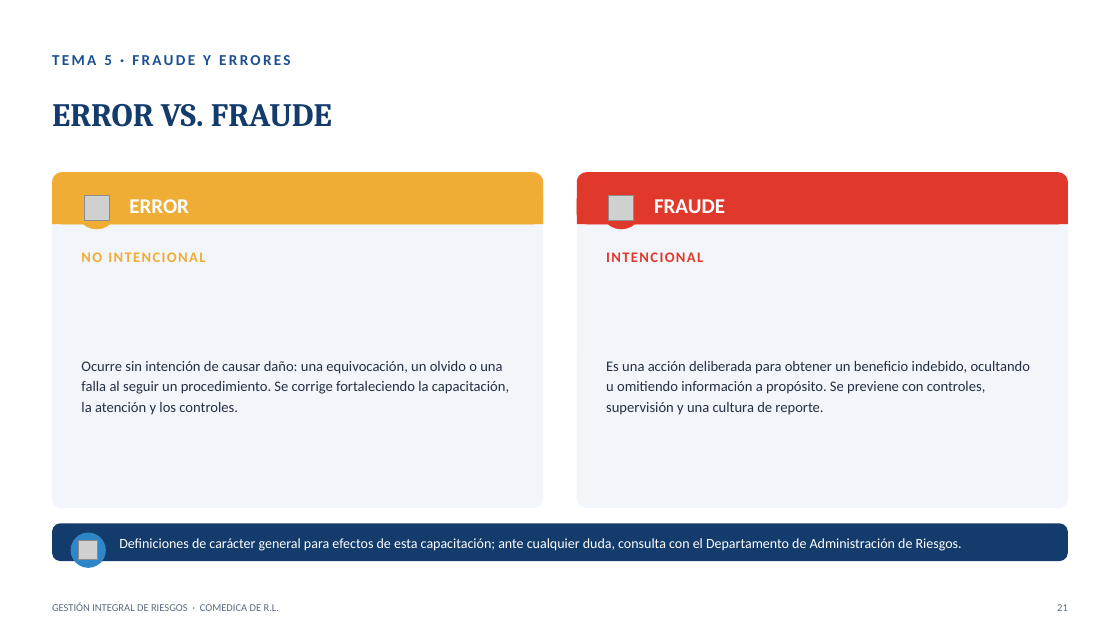
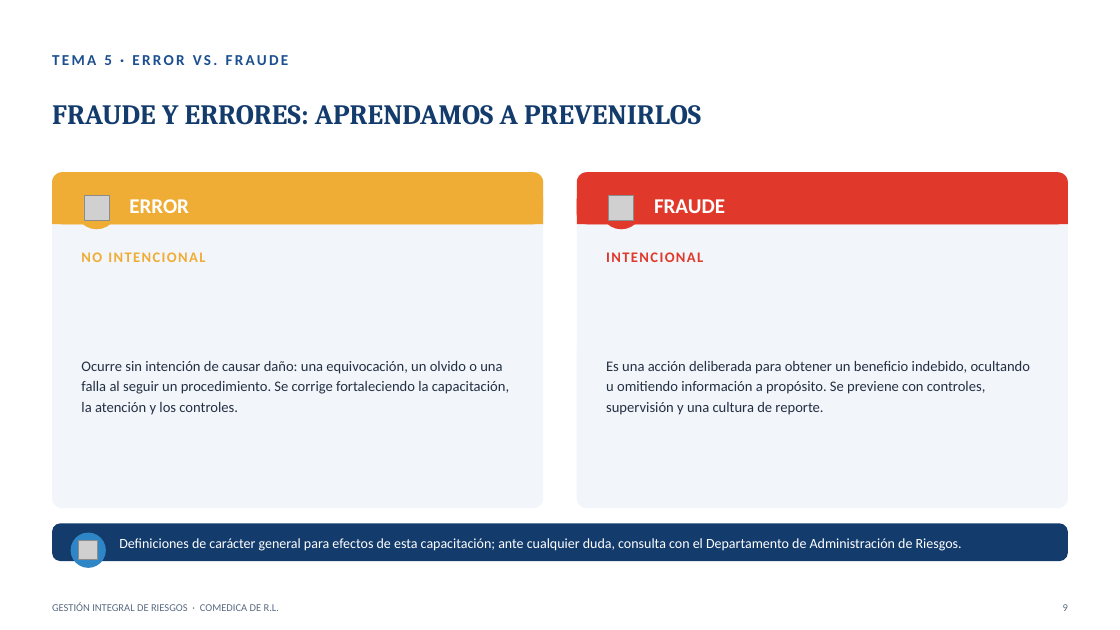
Before and after one commit to menjivar201280/riesgo, a slide deck: slide 9 of capacitacion-riesgos-2025/CAPACITACION_RIESGOS_2025.pptx (slide 21 before the commit). Drawn at 1120x630 pixels with LibreOffice and Linux fonts; fonts in the diff are those of the drawing; grey boxes stand for pictures. Boxes give left, top, right and bottom in pixels: in the first picture for what was removed or moved away, otherwise in the second. Text is boxed around its words. In the diff, an @@ line names an element or a change of style, - is before the commit and + after.

```diff
--- a/capacitacion-riesgos-2025/CAPACITACION_RIESGOS_2025.pptx
+++ b/capacitacion-riesgos-2025/CAPACITACION_RIESGOS_2025.pptx
@@ text at (52, 55, 289, 65): text changed @@
-TEMA 5 · FRAUDE Y ERRORES
+TEMA 5 · ERROR VS. FRAUDE
@@ text at (52, 105, 701, 125): text changed; size 28 to 24 pt @@
-ERROR VS. FRAUDE
+FRAUDE Y ERRORES: APRENDAMOS A PREVENIRLOS
@@ text at (1063, 604, 1068, 611): text changed @@
-21
+9
```
Also in this commit, not shown: 16 other slides changed, 1 slide added, 28 slides removed.
